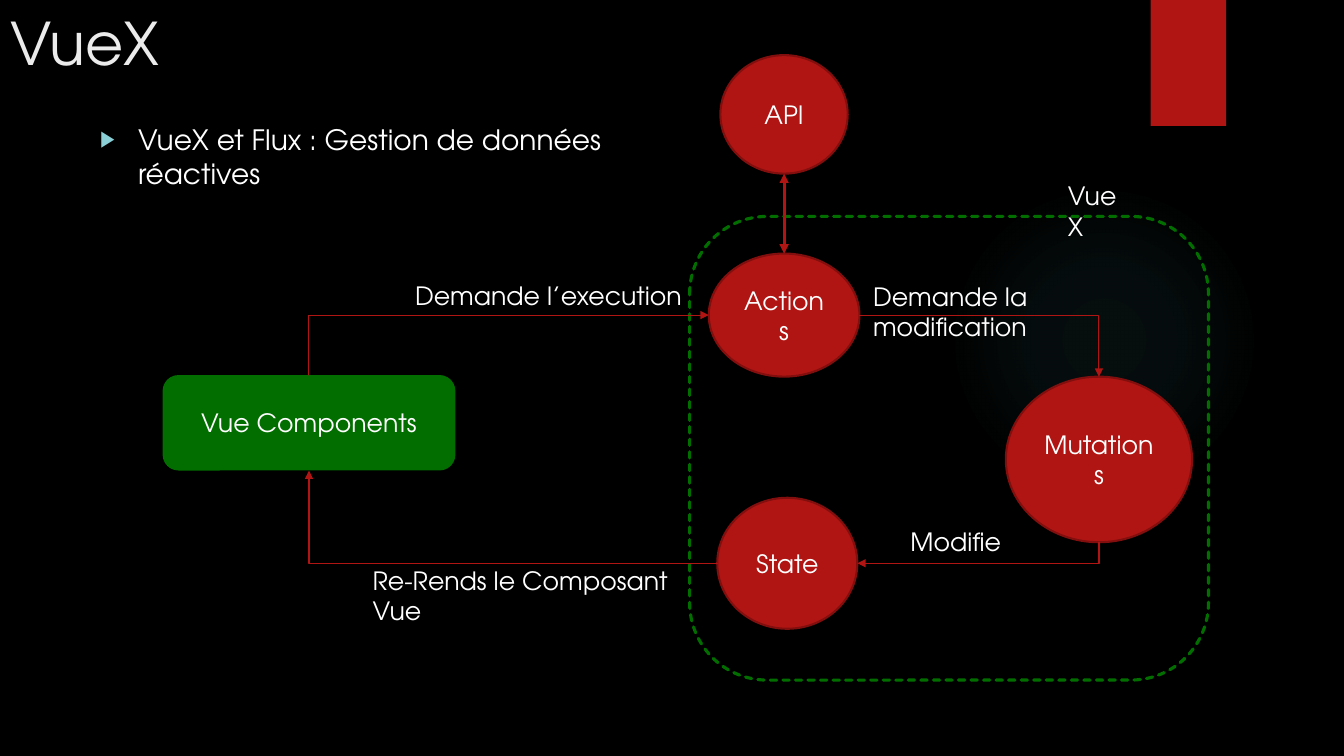
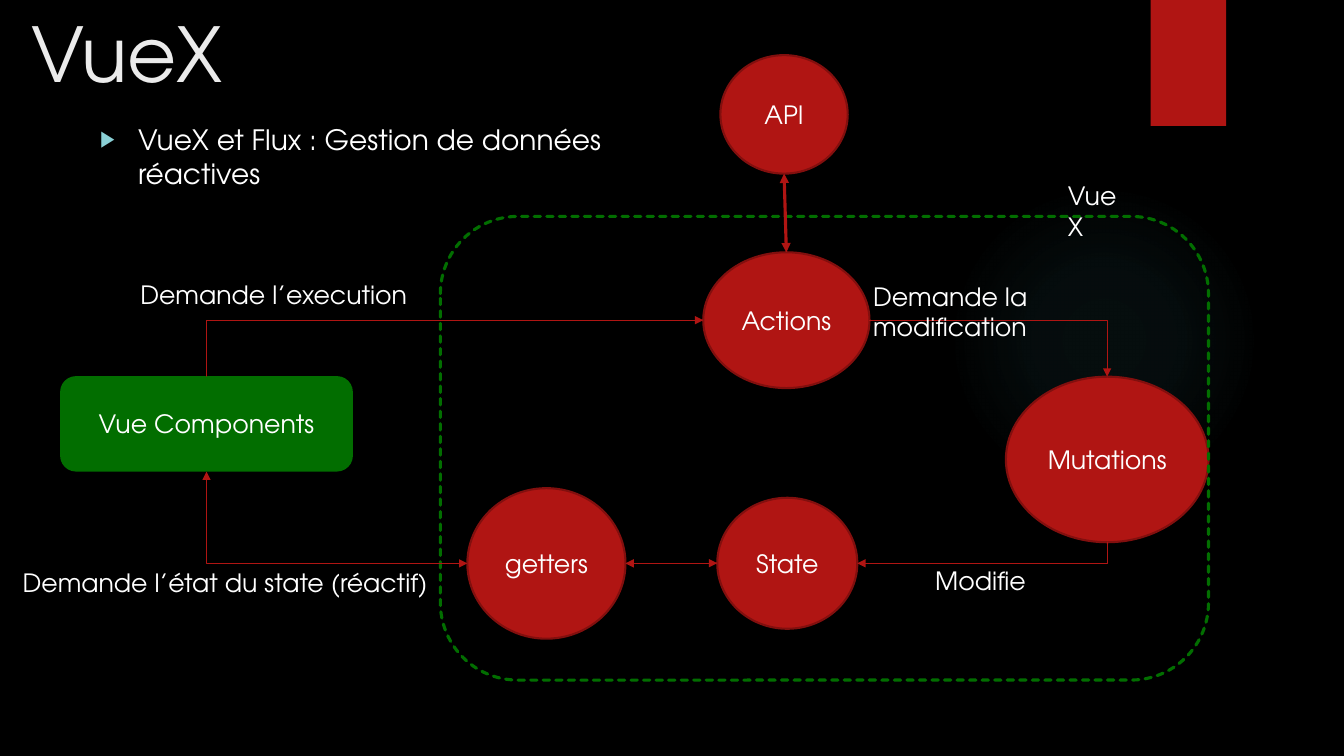
Before and after one commit to mbonjour/Shoot4Stats, a slide deck: slide 9 of Documentation/Défense/Shoot4stats.pptx (slide 5 before the commit). Drawn at 1344x756 pixels with LibreOffice and Linux fonts; fonts in the diff are those of the drawing; background and template pictures are left out. Boxes give left, top, right and bottom in pixels: in the first picture for what was removed or moved away, otherwise in the second. Text is boxed around its words. In the diff, an @@ line names an element or a change of style, - is before the commit and + after.

```diff
--- a/Documentation/Défense/Shoot4stats.pptx
+++ b/Documentation/Défense/Shoot4stats.pptx
@@ title "VueX" at (31, 26, 223, 83): size 42 to 54 pt @@
@@ rounded rectangle: place and size @@
-rounded rectangle at (690, 217, 1209, 681)
+rounded rectangle at (441, 217, 1209, 681)
@@ ellipse "Actions": place and size @@
-ellipse "Actions" at (709, 254, 859, 377)
+ellipse "Actions" at (704, 252, 870, 388)
@@ text "Demande l’execution" rewrapped from (415, 286, 682, 316) to (140, 285, 407, 305) @@
@@ elbow arrow moved from (310, 375) - (709, 316) to (207, 376) - (704, 321) @@
@@ elbow arrow moved from (860, 316) - (1099, 377) to (870, 321) - (1107, 377) @@
@@ rounded rectangle "Vue Components": place and size @@
-rounded rectangle "Vue Components" at (162, 375, 456, 471)
+rounded rectangle "Vue Components" at (60, 376, 354, 472)
@@ ellipse "Mutations": place and size @@
-ellipse "Mutations" at (1006, 377, 1193, 542)
+ellipse "Mutations" at (1006, 377, 1209, 542)
@@ elbow arrow moved from (718, 564) - (310, 471) to (207, 472) - (468, 564) @@
@@ elbow arrow (207, 472) - (468, 564): elbow arrow to elbow double arrow @@
@@ ellipse added at (468, 488, 626, 638), fill #B01513, outline #82100E 1.5 pt, 18 pt, text #FFFFFF @@
+getters
@@ elbow double arrow added from (626, 564) to (718, 564), #B01513 0.75 pt @@
@@ elbow arrow moved from (1099, 542) - (858, 564) to (1107, 542) - (858, 564) @@
@@ text "Modifie": place and size @@
-text "Modifie" at (910, 532, 1001, 552)
+text "Modifie" at (935, 571, 1026, 591)
@@ text added at (23, 573, 428, 598), 18 pt, text #FFFFFF @@
+Demande l’état du state (réactif)
@@ text removed at (373, 571, 668, 621) @@
-Re-Rends le Composant Vue
```
Also in this commit, not shown: 9 other slides changed, 10 slides added, 2 slides removed, 1 other file.
